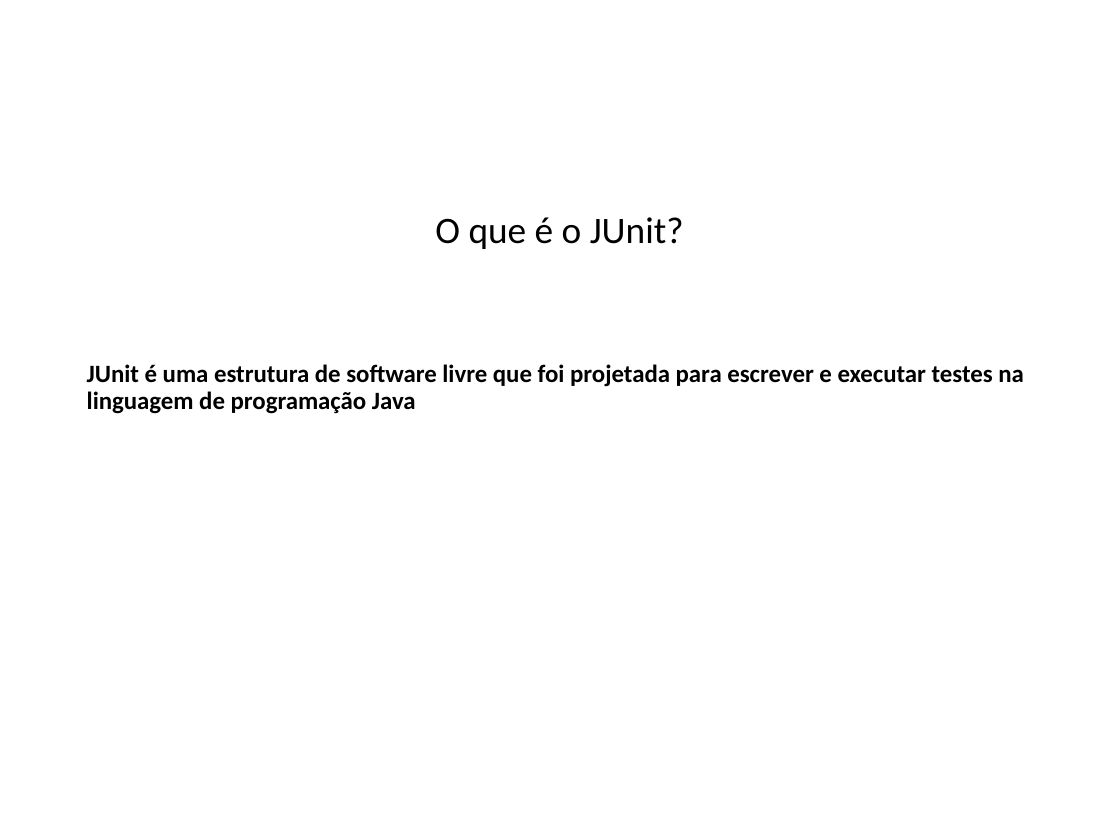
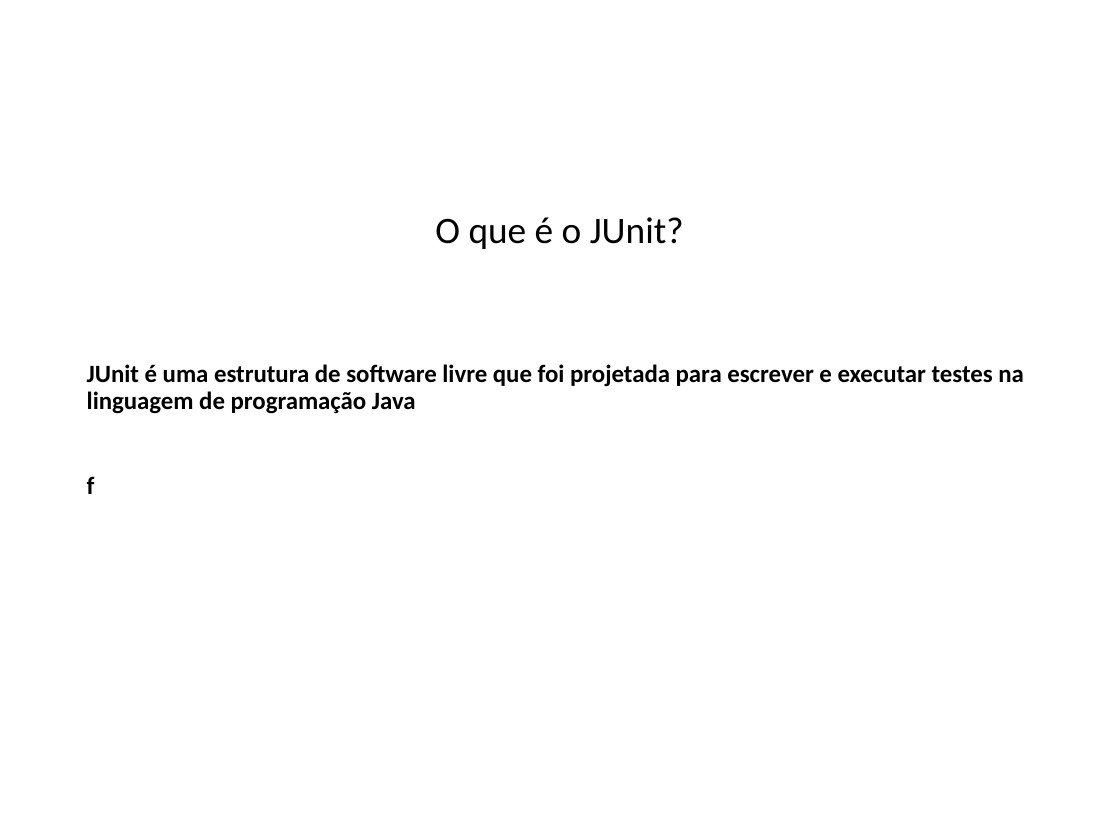
Before and after one commit to Marcos15121993/apsGerenciaConfiguracao112018, a slide deck: slide 3 of APS/ACCH - GERENCIA CONFIGURACAO.pptx. Drawn at 1120x840 pixels with LibreOffice and Linux fonts; fonts in the diff are those of the drawing; background and template pictures are left out. Boxes give left, top, right and bottom in pixels: in the first picture for what was removed or moved away, otherwise in the second. Text is boxed around its words. In the diff, an @@ line names an element or a change of style, - is before the commit and + after.

Commit message:
teste

```diff
--- a/APS/ACCH - GERENCIA CONFIGURACAO.pptx
+++ b/APS/ACCH - GERENCIA CONFIGURACAO.pptx
@@ text at bbox=[87, 476, 95, 494]: paragraph added @@
+f
```
